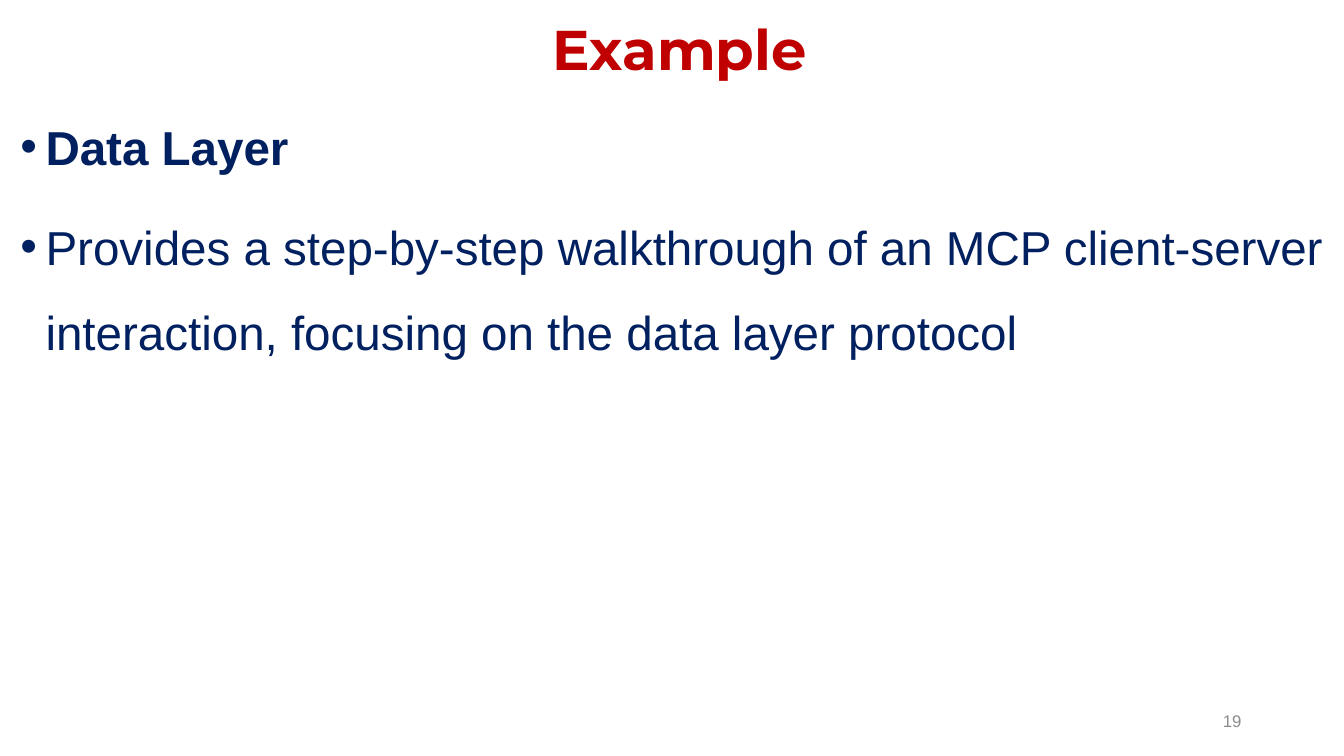
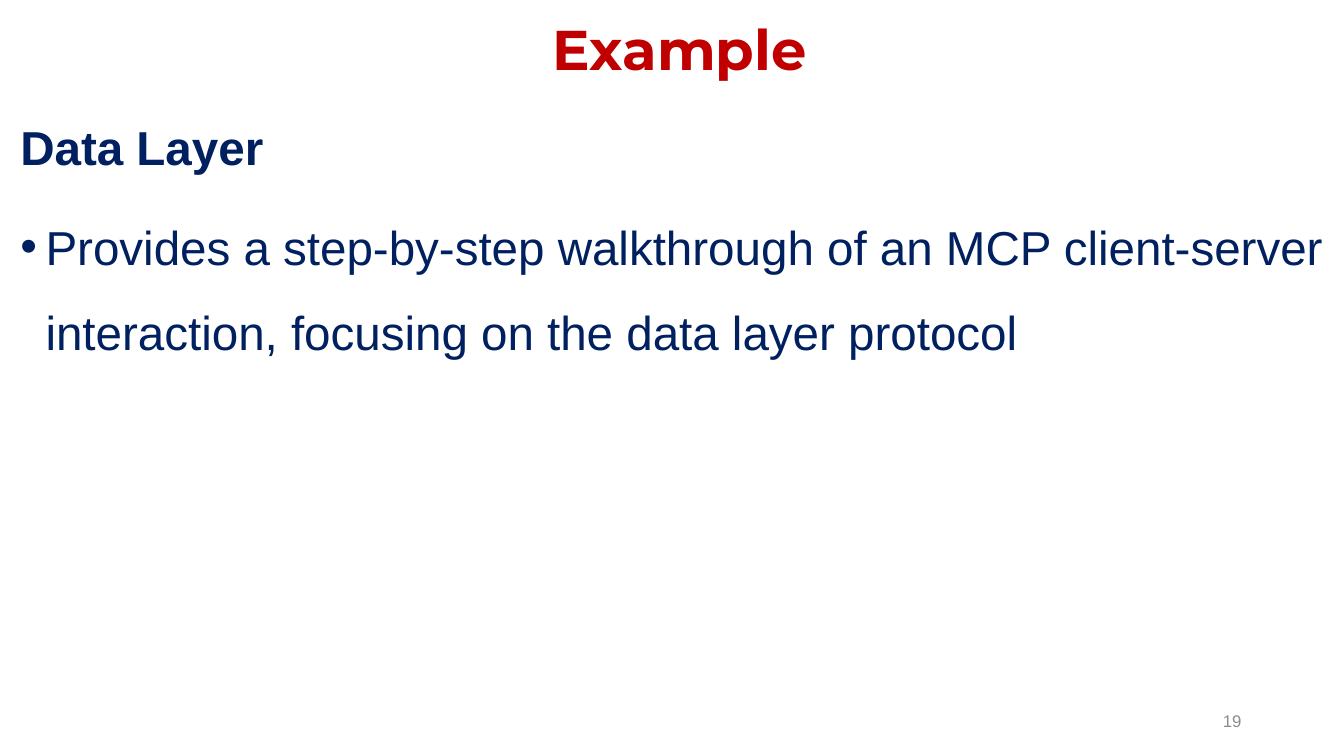
Before and after one commit to janakimeena/Building-Agents-with-MCP, a slide deck: slide 19 of MCP Architecture.pptx. Drawn at 1344x756 pixels with LibreOffice and Linux fonts; fonts in the diff are those of the drawing. Boxes give left, top, right and bottom in pixels: in the first picture for what was removed or moved away, otherwise in the second. Text is boxed around its words. In the diff, an @@ line names an element or a change of style, - is before the commit and + after.

```diff
--- a/MCP Architecture.pptx
+++ b/MCP Architecture.pptx
@@ text at (x1=20, y1=132, x2=263, y2=174): bullet • to none @@
```
Also in this commit, not shown: 21 other slides changed, 1 slide removed, 5 other files.
